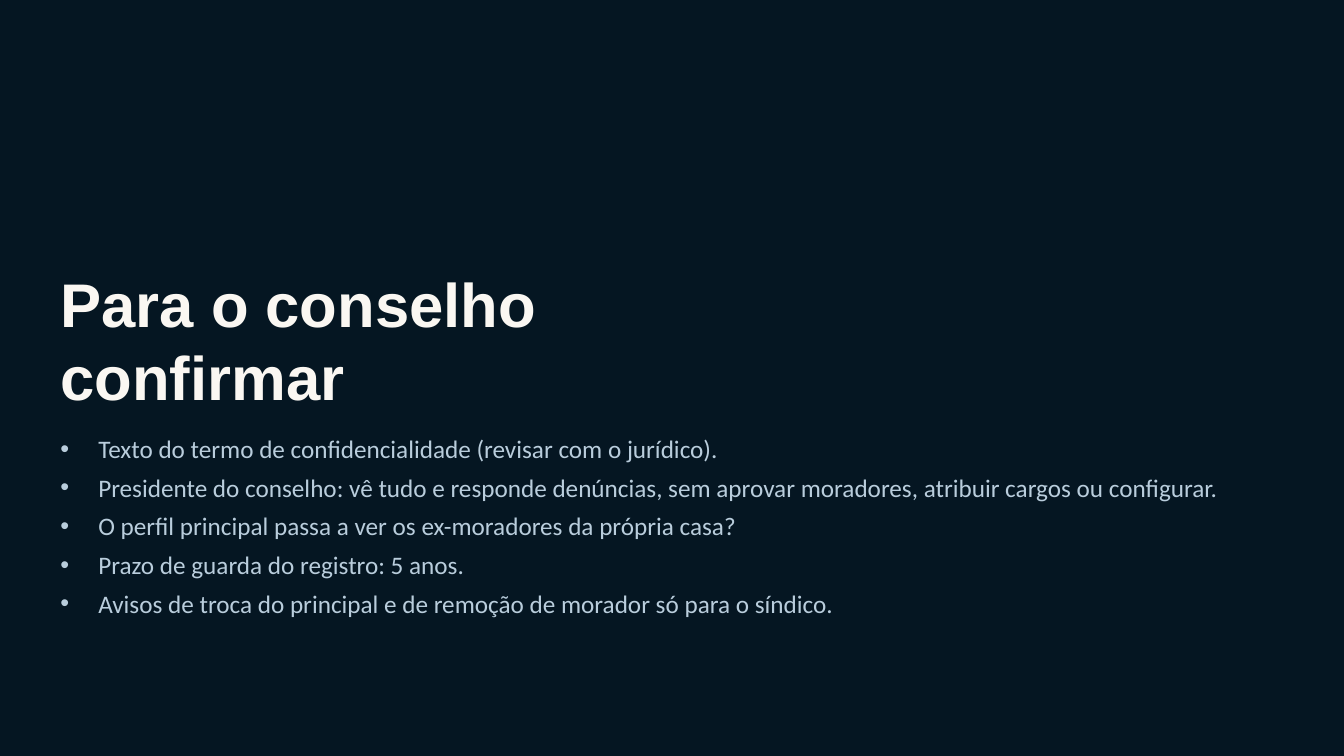
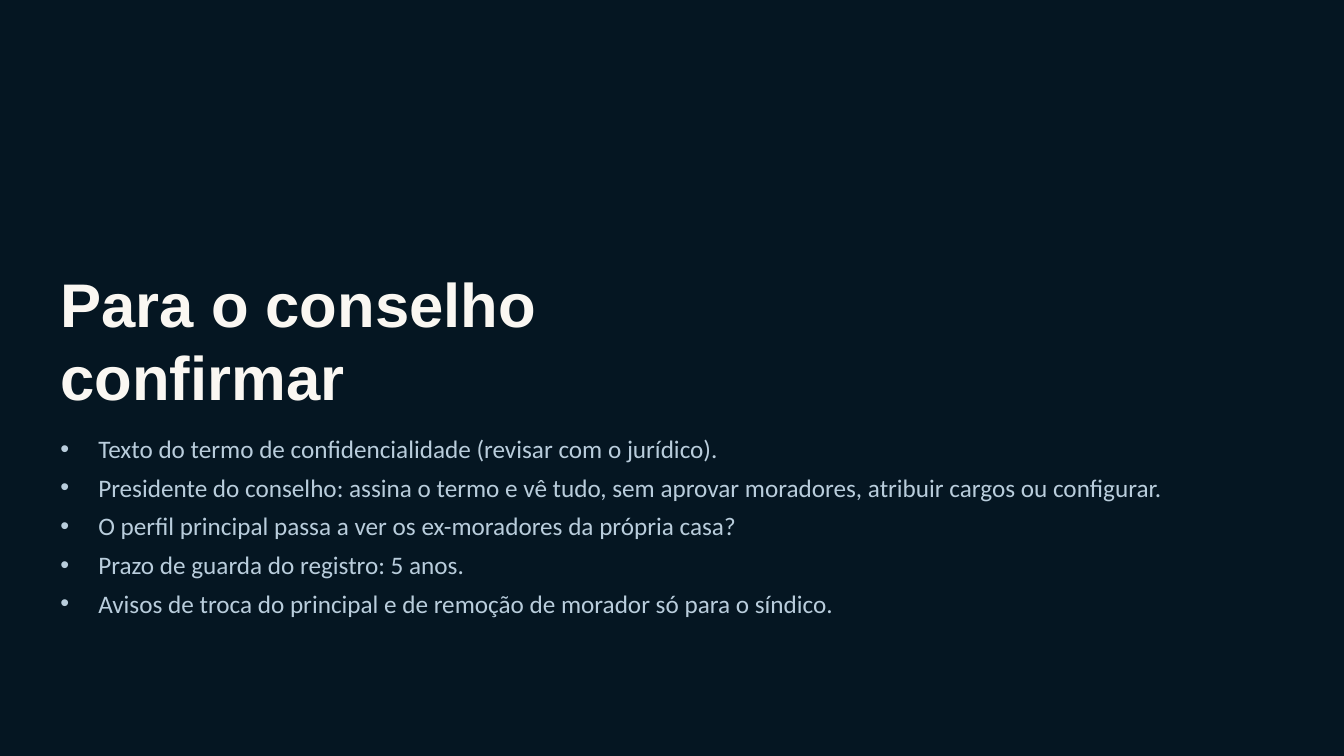
Before and after one commit to paulamuhlbach/recantoferrari, a slide deck: slide 13 of apresentacoes/Personas-e-perfis-de-acesso.pptx. Drawn at 1344x756 pixels with LibreOffice and Linux fonts; fonts in the diff are those of the drawing. Boxes give left, top, right and bottom in pixels: in the first picture for what was removed or moved away, otherwise in the second. Text is boxed around its words. In the diff, an @@ line names an element or a change of style, - is before the commit and + after.

```diff
--- a/apresentacoes/Personas-e-perfis-de-acesso.pptx
+++ b/apresentacoes/Personas-e-perfis-de-acesso.pptx
@@ text at [98, 479, 1161, 502]: text changed @@
-• Presidente do conselho: vê tudo e responde denúncias, sem aprovar moradores, atribuir cargos ou configurar.
+• Presidente do conselho: assina o termo e vê tudo, sem aprovar moradores, atribuir cargos ou configurar.
```
Also in this commit, not shown: 5 other slides changed, 2 other files.
